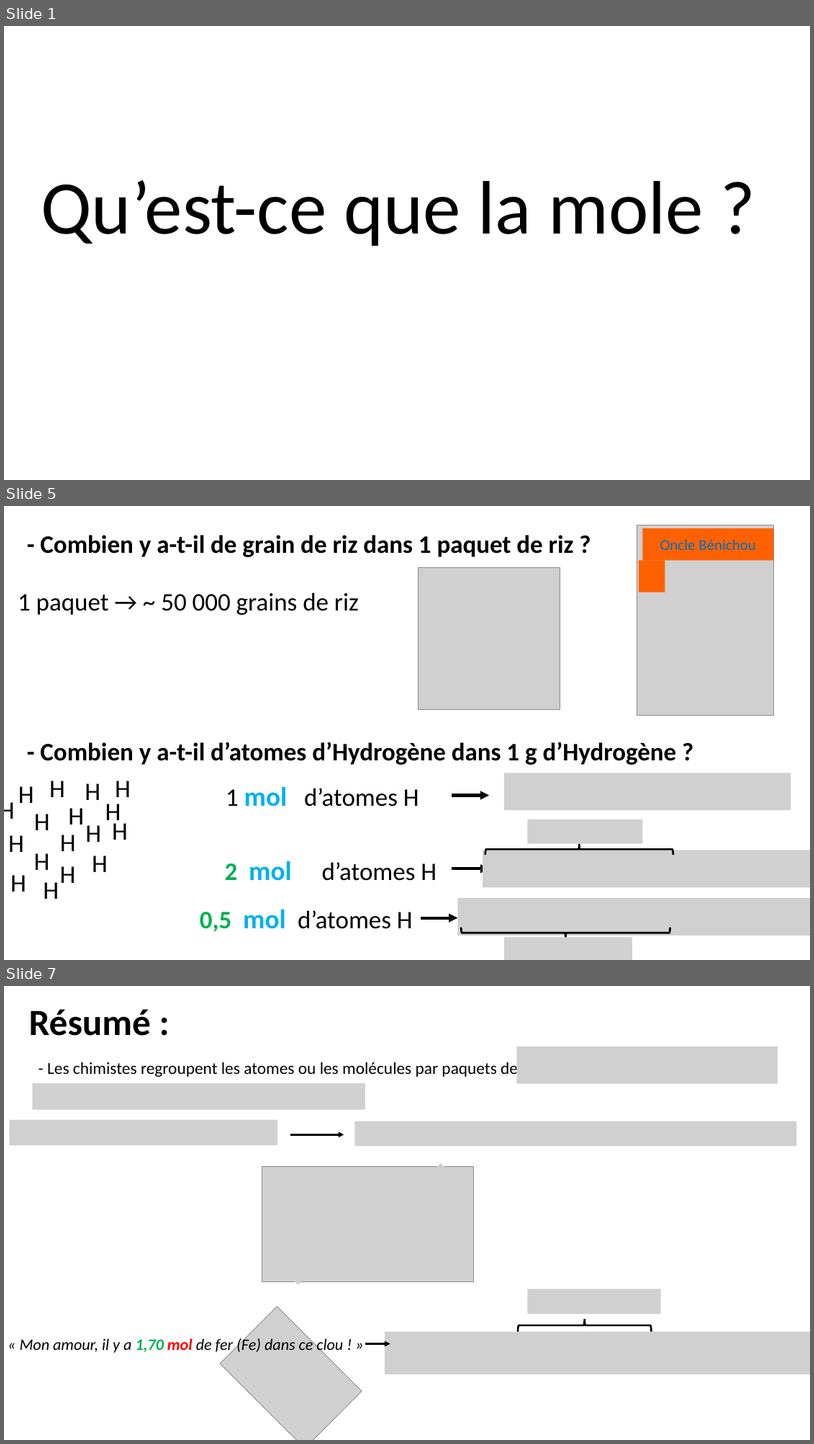
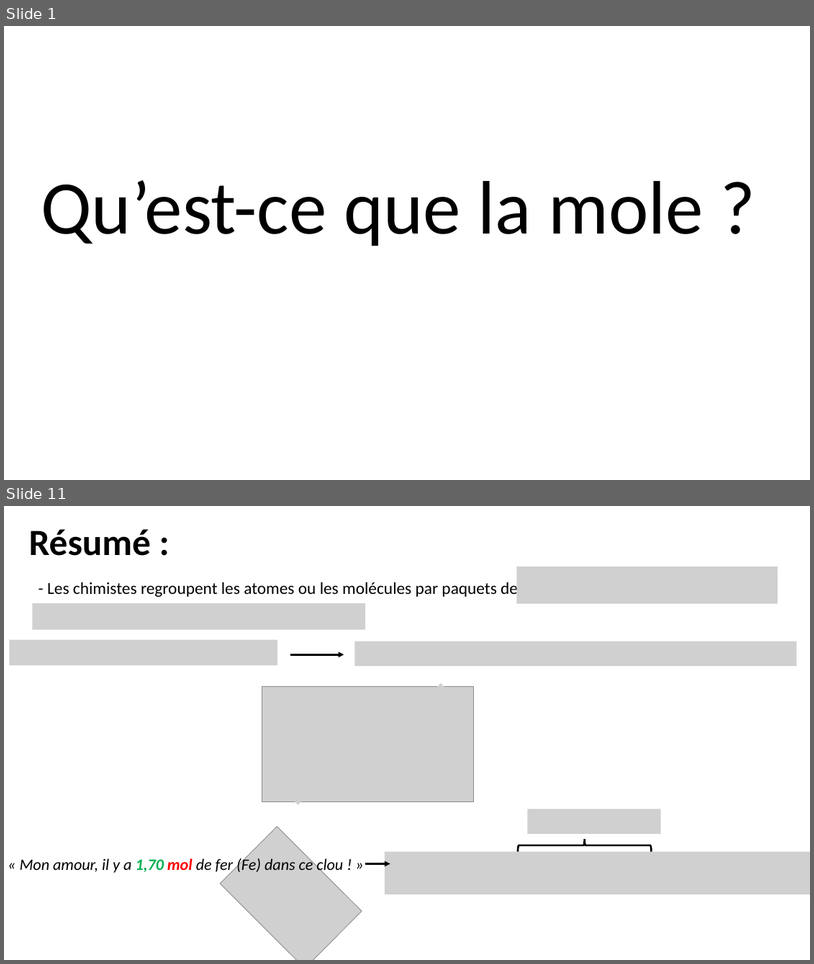
Before and after one commit to pierreghesqui/Lyc-e, a slide deck: Seconde/Chapitre9-LaMole/Activité/Mole.pptx. Shown one above the other, each under a label of ours: slides 1, 5 and 7 before the commit, slides 1 and 11 after it; the slides between them are not shown. The pictures are 814x1444 and 814x964 pixels, drawn with LibreOffice and Linux fonts; fonts in the diff are those of the drawing; grey boxes stand for pictures. Boxes give left, top, right and bottom in pixels: in the first picture for what was removed or moved away, otherwise in the second. Text is boxed around its words. In the diff, an @@ line names an element or a change of style, - is before the commit and + after.

```diff
--- a/Seconde/Chapitre9-LaMole/Activité/Mole.pptx
+++ b/Seconde/Chapitre9-LaMole/Activité/Mole.pptx
@@ slide 5 removed at <box>4,506,810,960</box>, background #FFFFFF @@
@@ picture removed at <box>637,525,774,715</box> @@
@@ text removed at <box>40,535,574,557</box> @@
-- Combien y a-t-il de grain de riz dans 1 paquet de riz ?
@@ rectangle removed at <box>643,528,774,561</box> @@
-Oncle Bénichou
@@ picture removed at <box>419,568,560,709</box> @@
@@ rectangle removed at <box>639,561,666,592</box> @@
@@ text removed at <box>18,592,359,615</box> @@
-1 paquet → ~ 50 000 grains de riz
@@ text removed at <box>40,741,677,764</box> @@
-- Combien y a-t-il d’atomes d’Hydrogène dans 1 g d’Hydrogène ?
@@ group removed at <box>4,780,131,898</box>: 18 texts @@
-H
-H
-H
-H
-H
-H
-H
-H
-H
-H
-H
-H
-H
-H
-H
-H
-H
-H
@@ text removed at <box>226,786,419,806</box> @@
-1 mol d’atomes H
@@ picture removed at <box>504,773,791,811</box> @@
@@ arrow removed from (453, 795) to (490, 795) @@
@@ picture removed at <box>528,819,643,844</box> @@
@@ picture removed at <box>483,849,810,887</box> @@
@@ right brace removed at <box>485,844,674,854</box> @@
@@ text removed at <box>225,860,437,880</box> @@
-2 mol d’atomes H
@@ arrow removed from (453, 868) to (490, 868) @@
@@ text removed at <box>200,908,413,932</box> @@
-0,5 mol d’atomes H
@@ picture removed at <box>458,898,810,936</box> @@
@@ arrow removed from (421, 918) to (458, 918) @@
@@ right brace removed at <box>461,927,671,938</box> @@
@@ picture removed at <box>504,937,633,960</box> @@
@@ what was slide 7 is now slide 11 @@
```
Also in this commit, not shown: 4 slides changed, 5 slides added, 6 other files.
